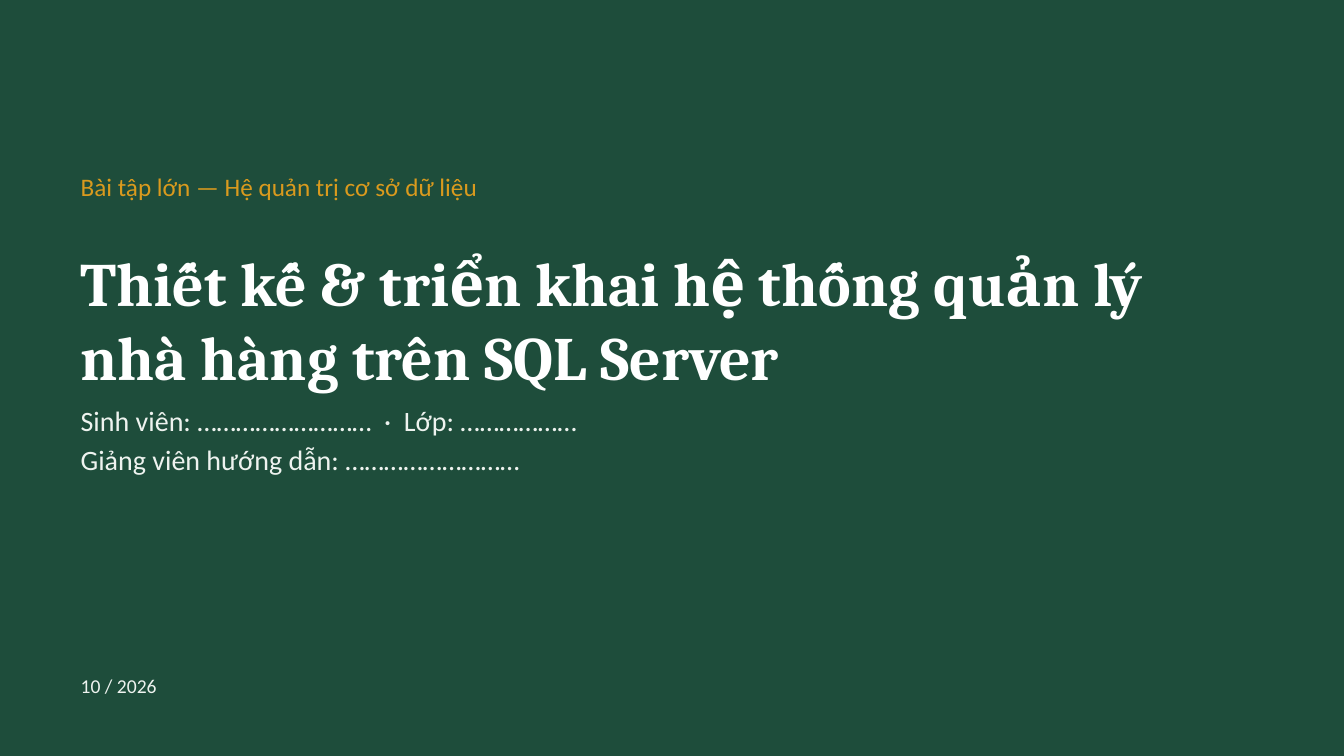
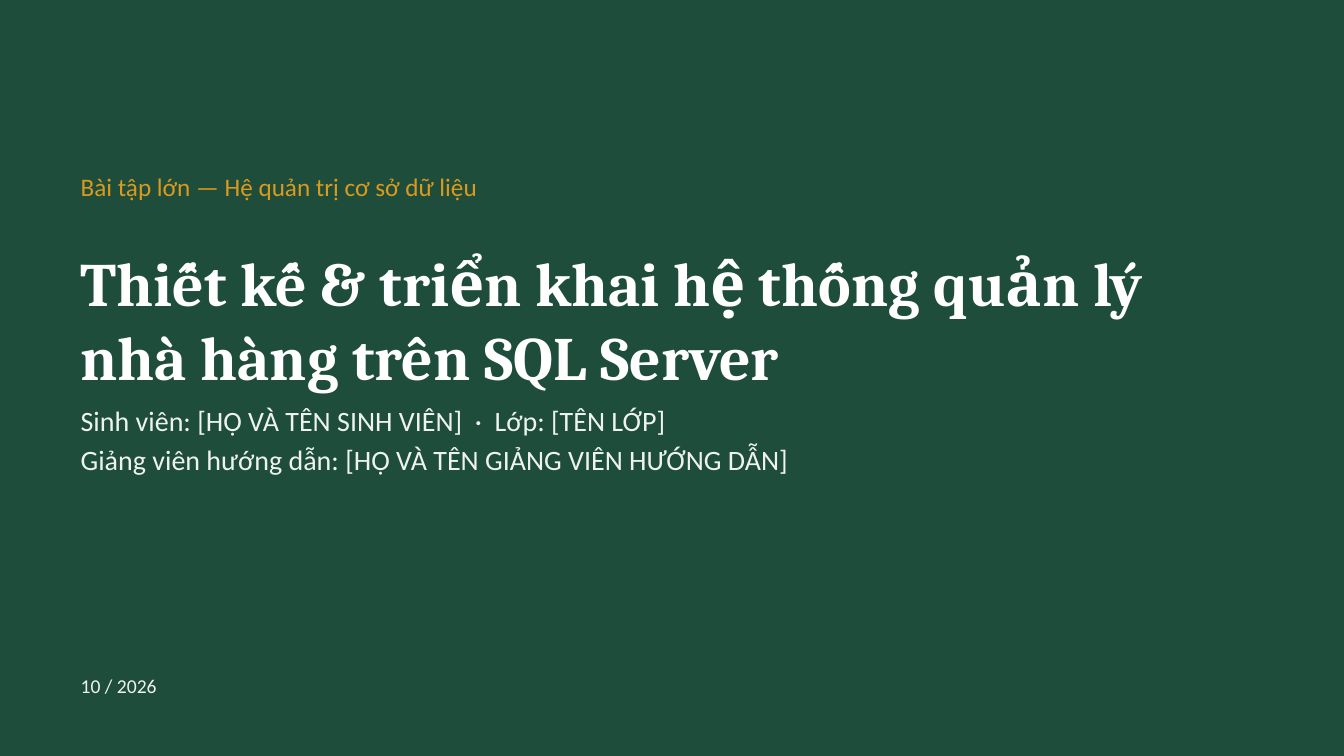
Before and after one commit to segg12345/holymoly, a slide deck: slide 1 of slides/Slides_QuanLyNhaHang.pptx. Drawn at 1344x756 pixels with LibreOffice and Linux fonts; fonts in the diff are those of the drawing. Boxes give left, top, right and bottom in pixels: in the first picture for what was removed or moved away, otherwise in the second. Text is boxed around its words. In the diff, an @@ line names an element or a change of style, - is before the commit and + after.

```diff
--- a/slides/Slides_QuanLyNhaHang.pptx
+++ b/slides/Slides_QuanLyNhaHang.pptx
@@ text at box(81, 408, 788, 475): text changed @@
-Sinh viên: ……………………… · Lớp: ………………
-Giảng viên hướng dẫn: ………………………
+Sinh viên: [HỌ VÀ TÊN SINH VIÊN] · Lớp: [TÊN LỚP]
+Giảng viên hướng dẫn: [HỌ VÀ TÊN GIẢNG VIÊN HƯỚNG DẪN]
```
Also in this commit, not shown: 6 other slides changed, 4 other files.
